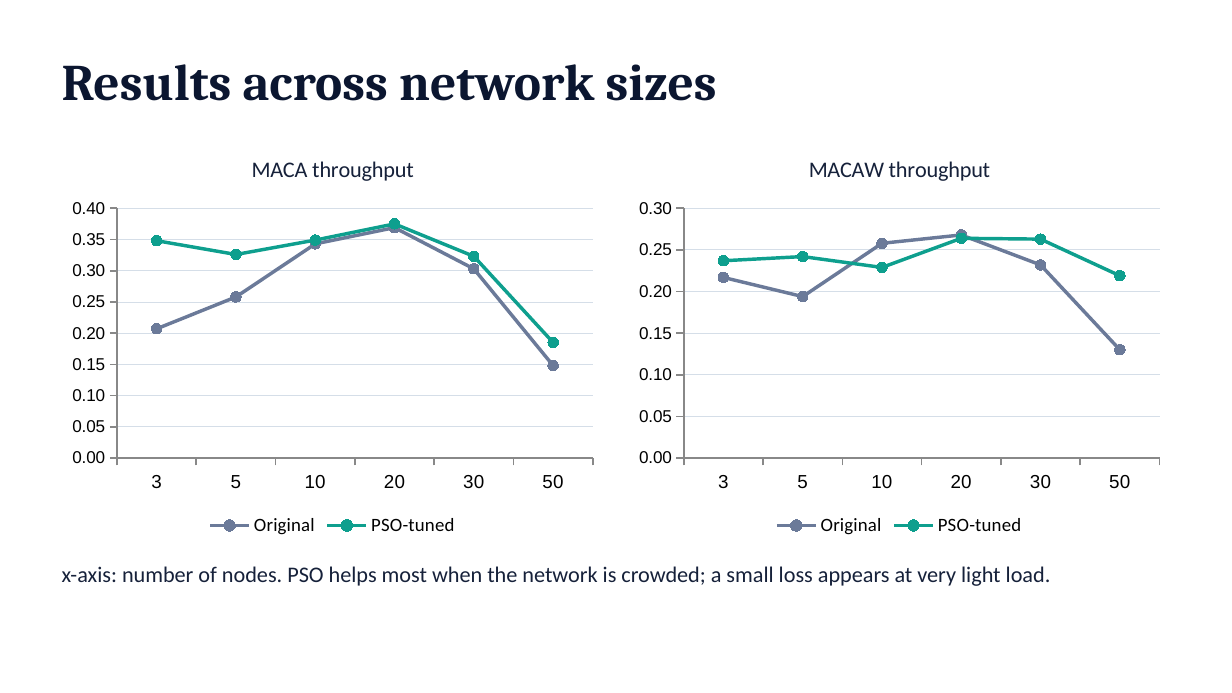
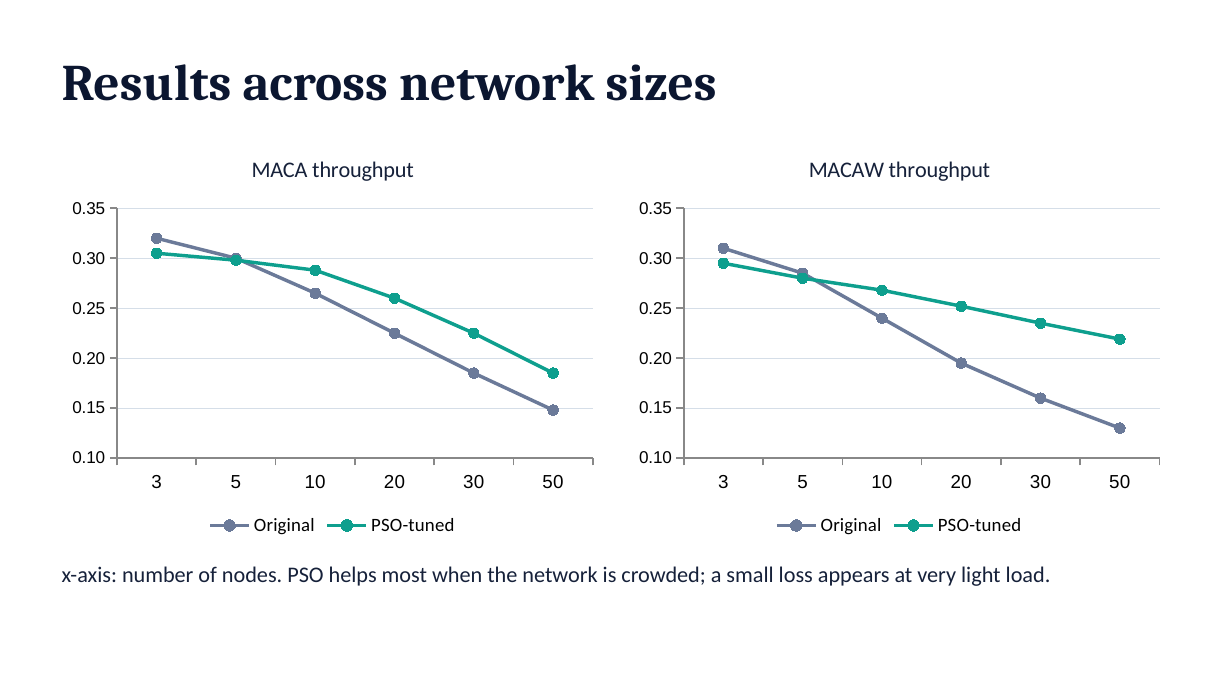
Before and after one commit to JayH25/NDO---MACA-MACAw-with-PSO-optimization, a slide deck: slide 11 of NDO_final.pptx. Drawn at 1232x693 pixels with LibreOffice and Linux fonts; fonts in the diff are those of the drawing. Boxes give left, top, right and bottom in pixels: in the first picture for what was removed or moved away, otherwise in the second. Text is boxed around its words. In the diff, an @@ line names an element or a change of style, - is before the commit and + after.

Commit message:
Fix Slide 9 convergence chart axis bounds and enhance Slide 11 graphs with clear PSO optimization value

```diff
--- a/NDO_final.pptx
+++ b/NDO_final.pptx
@@ line chart at (62,136,604,542) @@
-Original: 0.21, 0.26, 0.34, 0.37, 0.3, 0.15
+Original: 0.32, 0.3, 0.265, 0.225, 0.185, 0.148
-PSO-tuned: 0.35, 0.33, 0.35, 0.38, 0.32, 0.18
+PSO-tuned: 0.305, 0.298, 0.288, 0.26, 0.225, 0.185
@@ value axis changed @@
@@ line chart at (628,136,1170,542) @@
-Original: 0.217, 0.194, 0.258, 0.268, 0.232, 0.13
+Original: 0.31, 0.285, 0.24, 0.195, 0.16, 0.13
-PSO-tuned: 0.237, 0.242, 0.229, 0.264, 0.263, 0.219
+PSO-tuned: 0.295, 0.28, 0.268, 0.252, 0.235, 0.219
@@ value axis changed @@
```
Also in this commit, not shown: 4 other slides changed, 3 other files.
